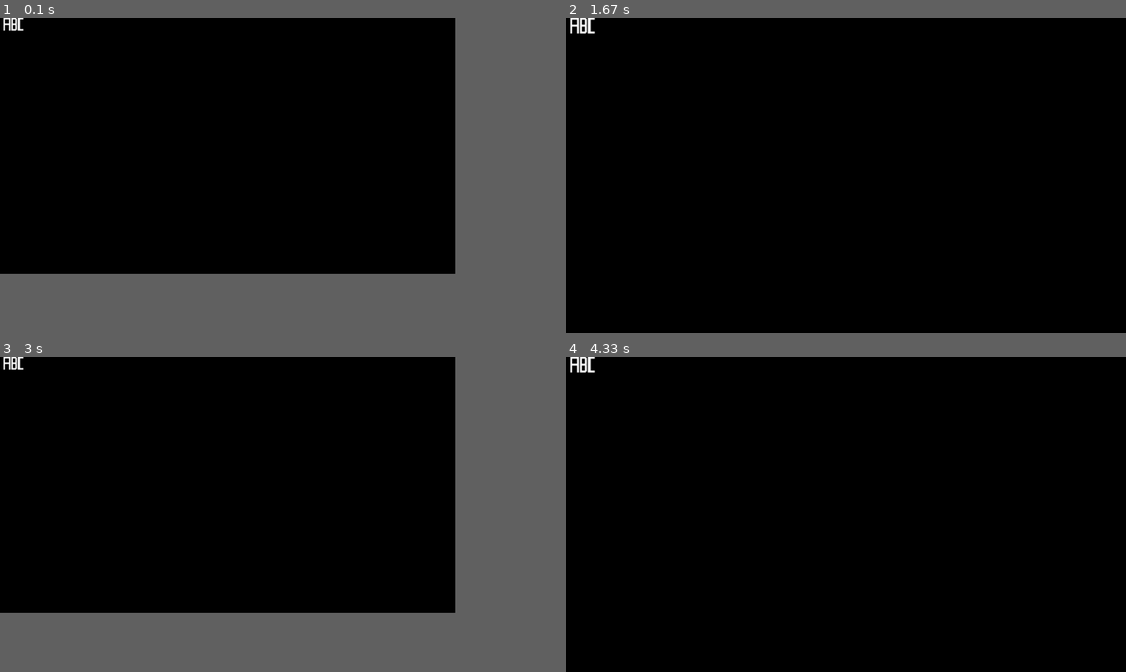
Above: before the commit, frames 1-4 (two rows, left to right).
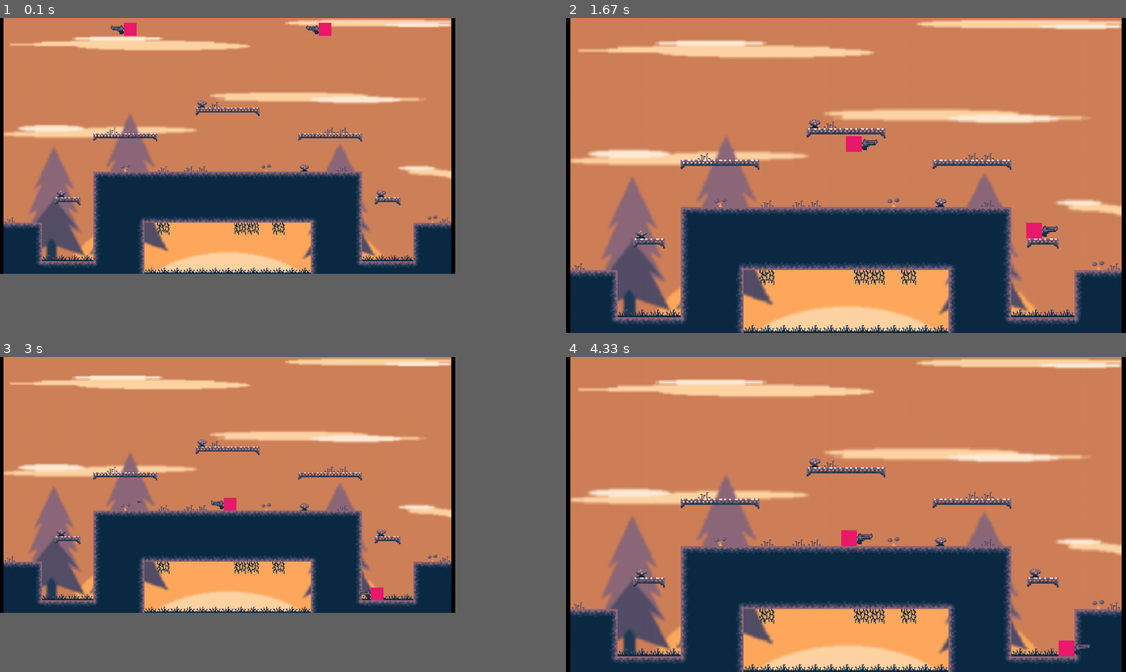
Above: after the commit, the same moments.

Repository: jesperkha/pygame-game
Game: pygame game, started from index.py
The game is run twice, just before and just after one commit, with the same random seed, the same clock (stepped at 60 frames per second) and the same inputs.
Inputs:
- Up to frame 1 (0.1 s): no input
- Up to frame 2 (1.67 s): hold S 0.33-0.8 s; hold Right 0.33-0.8 s; hold Right 0.83-1.3 s; hold D 0.83-1.3 s; hold Up 1.33-1.63 s; hold W 1.33-1.63 s; tap F at 1.4 s
- Up to frame 3 (3 s): hold Right 1.67-2.13 s; hold D 1.67-2.13 s; tap F at 1.73, 2.03, 2.23, 2.53, 2.8 s; hold Left 2.17-2.7 s; hold A 2.17-2.7 s; hold Down from 2.73 s (still down); hold S from 2.73 s (still down)
- Up to frame 4 (4.33 s): release Down at 3.03 s; release S at 3.03 s; hold Left 3.07-3.47 s; hold A 3.07-3.47 s; tap F at 3.13, 3.43, 3.57, 3.97, 4.27 s; hold Up 3.5-3.87 s; hold W 3.5-3.87 s; hold Right from 3.9 s (still down); hold D from 3.9 s (still down)

The runs differ from the first frame. In frame 1, 65% of the frame differs, in the area x 0-81%, y 0-82%; in frame 2, 99%, in the area x 0-100%, y 0-100%; in frame 3, 65%; in frame 4, 99%.

Commit message:
17.03.21

Diff:
--- a/VARIABLES.py
+++ b/VARIABLES.py
@@ -10,7 +10,7 @@
     INGAME = 1
     PAUSE = 2
 
-    STATE = MENU
+    STATE = INGAME
 
     # Game
     HEIGHT = 320
@@ -28,5 +28,5 @@
     BULLET_SPEED = 5
     BULLET_CAP = 20
     GUN_RECOIL = 5
-    RELOAD_TIME = 2
-    MAG_SIZE = 999
+    RELOAD_TIME = 4
+    MAG_SIZE = 10
--- a/classes/animation.py
+++ /dev/null
@@ -1,76 +0,0 @@
-# Animation class for one play only
-
-from pygame import image
-from VARIABLES import Game
-
-def update_effects(win):
-    for e in EffectAnimation.effects:
-        e.update(win)
-
-
-class EffectAnimation:
-    pool_size = 10
-    effects = []
-
-    def __init__(self, json: dict) -> None:
-        self.frames = []
-        self.framerate = None
-        self.num_frames = None
-        self.pool = []
-        self.json = json
-
-        EffectAnimation.effects.append(self)
-
-
-    def load(self):
-        for frame in self.json["frames"]:
-            self.frames.append(image.load(frame))
-
-        self.framerate = self.json["fps"]
-        self.num_frames = len(self.frames)
-
-        for n in range(EffectAnimation.pool_size):
-            self.pool.append(Effect())
-
-
-    def update(self, win: object):
-        # Update every effect currently playing
-        for effect in self.pool:
-            if effect.live:
-                # incrementing tick first because 0 % fps == 0
-                effect.tick += 1
-
-                if effect.tick % int(Game.FPS / self.framerate) == 0:
-                    effect.onframe += 1
-
-                if effect.onframe == self.num_frames:
-                    effect.die()
-
-                else:
-                    win.blit(self.frames[effect.onframe], effect.pos)
-
-
-    def play_effect(self, pos: tuple) -> None:
-        self.pool[0].use(pos)
-        self.pool = self.pool[1:] + self.pool[:1]
-
-
-class Effect:
-    def __init__(self):
-        self.pos = (0, 0)
-        self.tick = 0
-        self.onframe = 0
-        self.live = False
-
-
-    def use(self, pos):
-        self.pos = pos
-        self.live = True
-        self.tick = 0
-        self.onframe = 0
-
-
-    def die(self):
-        self.live = False
-        self.tick = 0
-        self.onframe = 0
--- a/classes/bullet.py
+++ b/classes/bullet.py
@@ -4,9 +4,9 @@
 from utility.files import load_json
 from VARIABLES import Game
 from pygame import image
-from classes.animation import EffectAnimation
+from utility.animation import EffectAnimation
 
-explosion_effect = EffectAnimation(load_json("./src/effects/bullet_explosion.json"))
+explosion_effect = EffectAnimation(load_json("./json/bullet_explosion.json"))
 
 def load():
     explosion_effect.load()
@@ -58,13 +58,17 @@
             for tile in collision_map:
                 if tile[0] != 2:
                     if abs(self.pos.x - tile[2]) < Game.TILESIZE and abs(self.pos.y - tile[3]) < Game.TILESIZE:
-                        explosion_effect.play_effect((self.pos.x + Game.TILESIZE/2 * self.dir, self.pos.y))
-                        self.die()
+                        self.explode()
 
 
     def die(self):
         self.state = False
         Bullet.live_bullets -= 1
+
+
+    def explode(self):
+        explosion_effect.play_effect((self.pos.x + Game.TILESIZE/2 * self.dir, self.pos.y))
+        self.die()
 
 
     @staticmethod
--- a/classes/guns.py
+++ b/classes/guns.py
@@ -20,7 +20,7 @@
         self.recoil = json["recoil"]
 
         self.ANIMATING = False
-        self.animation_player = AnimationPlayer(json["animation_path"], json["frames"], 15)
+        self.animation_player = AnimationPlayer(json["animation"])
 
 
     def load(self):
--- a/classes/player.py
+++ b/classes/player.py
@@ -7,6 +7,8 @@
 from utility.vector import Vector
 from utility.controller import Controller
 from utility.collision import check_collision_rect_points
+from utility.files import load_json
+from utility.animation import AnimationPlayer
 
 from VARIABLES import Game
 from .bullet import Bullet
@@ -34,7 +36,7 @@
         self.direction = -1 # -1: Left, 1: Right
 
         self.size = Vector(size[0], size[1])
-        self.hurtbox_radius = self.size.y/2
+        self.hurtbox_radius = self.size.y/1.5
         self.grab_range = Game.TILESIZE
 
         # if img:
@@ -55,6 +57,8 @@
         self.gun = gun
         self.mag_size = self.gun.mag_size
         self.ammo = self.mag_size
+        self.reload_animation = AnimationPlayer(load_json("./json/reload_animation.json"))
+        self.reload_animation.load() # ----- REMOVE ----- #
 
         # Flags
         self.SHOW_HURTBOX = False
@@ -84,13 +88,16 @@
 
         # Bullet collision
         hit = False
+        dir = 0
         if not self.INVINCIBLE:
             for b in Bullet.bullets:
                 if Vector.dist(self.pos, b.pos) < self.hurtbox_radius and b.state:
                     hit = True
+                    dir = b.dir
+                    b.explode()
 
             if hit:
-                self.got_hit()
+                self.got_hit(dir)
 
 
         # Ground and wall collision
@@ -131,19 +138,27 @@
         # Check for item collision
         self.check_for_items()
 
+        # Check fot reload
+        if not self.RELOADING and self.ammo == 0:
+            self.reload_gun()
+
         # ------------------------------------------------------
+
+        if self.RELOADING:
+            win.blit(self.reload_animation.animate(self.direction, False, True), (self.pos.x, self.pos.y - Game.TILESIZE))
+
 
         # Render gun
         if self.gun:
             self.gun.update(self.size, self.pos, self.direction, win)
-
-        if self.SHOW_HURTBOX:
-            draw.circle(win, (0, 0, 250), (self.pos.x + self.size.x/2, self.pos.y + self.size.y/2), self.hurtbox_radius)
 
         if self.image:
             win.blit(self.image, (self.pos.x, self.pos.y))
         else:
             draw.rect(win, (235, 26, 109), (self.pos.x, self.pos.y, self.size.x, self.size.y))
+
+        if self.SHOW_HURTBOX:
+            draw.circle(win, (0, 0, 250), (self.pos.x + self.size.x/2, self.pos.y + self.size.y/2), self.hurtbox_radius)
 
 
     # Find collision side on THIS player
@@ -216,8 +231,9 @@
 
     # Called when player is shot
     # Called from update()
-    def got_hit(self):
-        pass
+    def got_hit(self, dir):
+        self.apply_force(20 * dir, 0)
+        # self.health -= 10
 
 
     # Called when player tries to shoot with no ammo left
@@ -232,6 +248,7 @@
     def finish_reload(self):
         self.ammo = self.mag_size
         self.RELOADING = False
+        self.reload_animation.reset()
 
 
     # Do collision for tile
--- a/index.py
+++ b/index.py
@@ -46,42 +46,31 @@
 from classes.tilemap import Tilemap
 from classes.item import update_items, create_item, Item, load_items
 from classes.timer import GameTimer
-from classes.animation import EffectAnimation, update_effects
+from utility.animation import update_effects
 from random import randrange
 from menu import update_main_menu
 
-LEVEL = 2
 
-loading_queue.append(load_items)
+load_items()
 
-level_json = load_json(f"./levels/level{LEVEL}.json")
+level_json = load_json("./levels/level2.json")
 Game.WALL_LOOP = level_json["screen_loop"]
+background = pygame.image.load(level_json["background"])
+cm = load_json(level_json["collision_map"])
 
-background = pygame.image.load(level_json["background"])
+Item.collision_map = cm
+Game.TILEMAP = Tilemap(level_json["tilemap"])
 
 gun = Pistol()
-loading_queue.append(gun.load)
-
-player = Player((20, 0), (16, 16), [pygame.K_UP, pygame.K_DOWN, pygame.K_LEFT, pygame.K_RIGHT], gun)
+gun.load()
+player = Player((150, 0), (16, 16), [pygame.K_UP, pygame.K_DOWN, pygame.K_LEFT, pygame.K_RIGHT], gun)
 player.collision_map = Tilemap(level_json["collision_map"])
 
-Game.TILEMAP = Tilemap(level_json["tilemap"])
-Item.collision_map = load_json(level_json["collision_map"])
+gun2 = Pistol()
+gun2.load()
+player2 = Player((Game.WIDTH - 166, 0), (16, 16), [pygame.K_w, pygame.K_s, pygame.K_a, pygame.K_d], gun2)
+player2.collision_map = Tilemap(level_json["collision_map"])
 
-c = Controller()
-c.listen(pygame.K_k, "keypressed", create_item)
-
-t = GameTimer()
-
-cm = load_json(level_json["collision_map"])
-
-def pause():
-    if not Game.STATE == Game.PAUSE:
-        Game.STATE = Game.PAUSE
-    else:
-        Game.STATE = Game.INGAME
-
-c.listen(pygame.K_p, "keypressed", pause)
 
 # ------------------------------------------- #
 
@@ -118,7 +107,6 @@
         update_players(buffer)
         update_items(buffer)
         update_effects(buffer)
-        t.update(buffer)
 
     elif Game.STATE == Game.MENU:
         update_main_menu(buffer)
@@ -136,7 +124,7 @@
 
     buffer_scale = [buffer_width, buffer_height]
     buffer_pos = [int((window.get_width() - buffer_width) / 2), int((window.get_height() - buffer_height) / 2)]
-    window.blit(pygame.transform.smoothscale(buffer, buffer_scale), buffer_pos)
+    window.blit(pygame.transform.scale(buffer, buffer_scale), buffer_pos)
     pygame.display.update()
 
 
--- /dev/null
+++ b/json/bullet_explosion.json
@@ -0,0 +1,5 @@
+{
+	"path": "./src/effects/explosion_small/explosion",
+	"fps": 16,
+	"num_frames": 5
+}
--- /dev/null
+++ b/json/reload_animation.json
@@ -0,0 +1,5 @@
+{
+	"path": "./src/guns/reload/reload",
+	"fps": 8,
+	"num_frames": 8
+}
--- a/main.json
+++ b/main.json
@@ -2,12 +2,15 @@
 	"items": {
 		"pistol": {
 			"sprite_path": "./src/guns/pistol/pistol.png",
-			"animation_path": "./src/guns/pistol/pistol-shoot",
-			"frames": 3,
 			"offset": 16,
 			"width": 32,
 			"height": 32,
-			"recoil": 2
+			"recoil": 2,
+			"animation": {
+				"path": "./src/guns/pistol/pistol-shoot",
+				"fps": 15,
+				"num_frames": 3
+			}
 		}
 	}
 }
--- a/src/effects/bullet_explosion.json
+++ /dev/null
@@ -1,4 +0,0 @@
-{
-	"frames": ["./src/items/item0.png"],
-	"fps": 6
-}
--- a/utility/animation.py
+++ b/utility/animation.py
@@ -4,12 +4,12 @@
 from VARIABLES import Game
 
 class AnimationPlayer:
-    def __init__(self, animation_frames_path: str, num_frames: int, fps: int) -> None:
-        self.num_frames = num_frames
-        self.path = animation_frames_path
+    def __init__(self, json: dict) -> None:
+        self.num_frames = json["num_frames"]
+        self.path = json["path"]
         self.frames = []
 
-        self.framerate = int(60 / fps)
+        self.framerate = int(60 / json["fps"])
         self.tick = 0
         self.on_frame = 0
 
@@ -21,7 +21,7 @@
             self.frames.append(s)
 
 
-    def animate(self, dir: int, stop_when_done: bool = False) -> object:
+    def animate(self, dir: int, stop_when_done: bool = False, no_flip: bool = False) -> object:
         # incrementing tick first because 0 % fps == 0
         self.tick += 1
 
@@ -33,6 +33,9 @@
             if stop_when_done:
                 return None
 
+        if no_flip:
+            dir = 1
+
         if dir == -1:
             # Return flipped version for direction
             return transform.flip(self.frames[self.on_frame], True, False)
@@ -43,3 +46,83 @@
     def reset(self):
         self.on_frame = 0
         self.tick = 0
+
+
+
+
+
+# EFFECTS --------------------------------------------------------- #
+
+# Animation class for one play only
+
+def update_effects(win):
+    for e in EffectAnimation.effects:
+        e.update(win)
+
+
+class EffectAnimation:
+    pool_size = 10
+    effects = []
+
+    def __init__(self, json: dict) -> None:
+        self.frames = []
+        self.framerate = None
+        self.num_frames = None
+        self.pool = []
+        self.json = json
+
+        EffectAnimation.effects.append(self)
+
+
+    def load(self):
+        for n in range(self.json["num_frames"]):
+            self.frames.append(image.load(f"{self.json['path']}{n}.png"))
+
+        self.framerate = self.json["fps"]
+        self.num_frames = len(self.frames)
+
+        for n in range(EffectAnimation.pool_size):
+            self.pool.append(Effect())
+
+
+    def update(self, win: object):
+        # Update every effect currently playing
+        for effect in self.pool:
+            if effect.live:
+                # incrementing tick first because 0 % fps == 0
+                effect.tick += 1
+
+                if effect.tick % int(Game.FPS / self.framerate) == 0:
+                    effect.onframe += 1
+
+                if effect.onframe == self.num_frames:
+                    effect.die()
+
+                else:
+                    win.blit(self.frames[effect.onframe], effect.pos)
+
+
+    def play_effect(self, pos: tuple) -> None:
+        self.pool[0].use(pos)
+        self.pool = self.pool[1:] + self.pool[:1]
+
+
+class Effect:
+    def __init__(self):
+        self.pos = (0, 0)
+        self.tick = 0
+        self.onframe = 0
+        self.live = False
+
+
+    def use(self, pos):
+        self.pos = pos
+        self.live = True
+        self.tick = 0
+        self.onframe = 0
+
+
+    def die(self):
+        self.live = False
+        self.tick = 0
+        self.onframe = 0
--- a/utility/vector.py
+++ b/utility/vector.py
@@ -6,6 +6,21 @@
     def __init__(self, x, y):
         self.x = x
         self.y = y
+
+    def __add__(self, other):
+        return Vector(self.x + other.x, self.y + other.y)
+
+    def __sub__(self, other):
+        return Vector(self.x - other.x, self.y - other.y)
+
+    def __mul__(self, other):
+        return Vector(self.x * other.x, self.y * other.y)
+
+    def __div__(self, other):
+        return Vector(self.x / other.x, self.y / other.y)
+
+    def __repr__(self):
+        return f"x: {self.x}, y: {self.y}"
 
     def add(self, other):
         self.x += other.x
Not shown, changed: changelog.txt
Binary file added: src/effects/explosion_small/explosion0.png
Binary file added: src/effects/explosion_small/explosion1.png
Binary file added: src/effects/explosion_small/explosion2.png
Binary file added: src/effects/explosion_small/explosion3.png
Binary file added: src/effects/explosion_small/explosion4.png
Binary file added: src/guns/reload/reload0.png
Binary file added: src/guns/reload/reload1.png
Binary file added: src/guns/reload/reload2.png
Binary file added: src/guns/reload/reload3.png
Binary file added: src/guns/reload/reload4.png
Binary file added: src/guns/reload/reload5.png
(and 2 more such lines)
